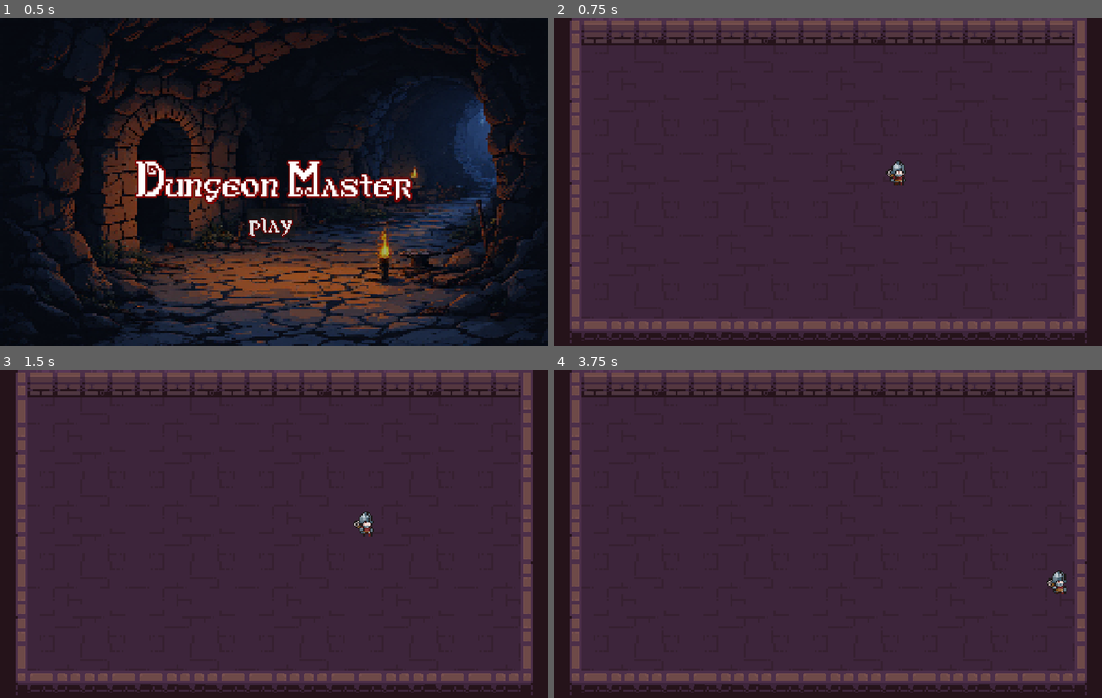
Above: before the commit, frames 1-4 (two rows, left to right).
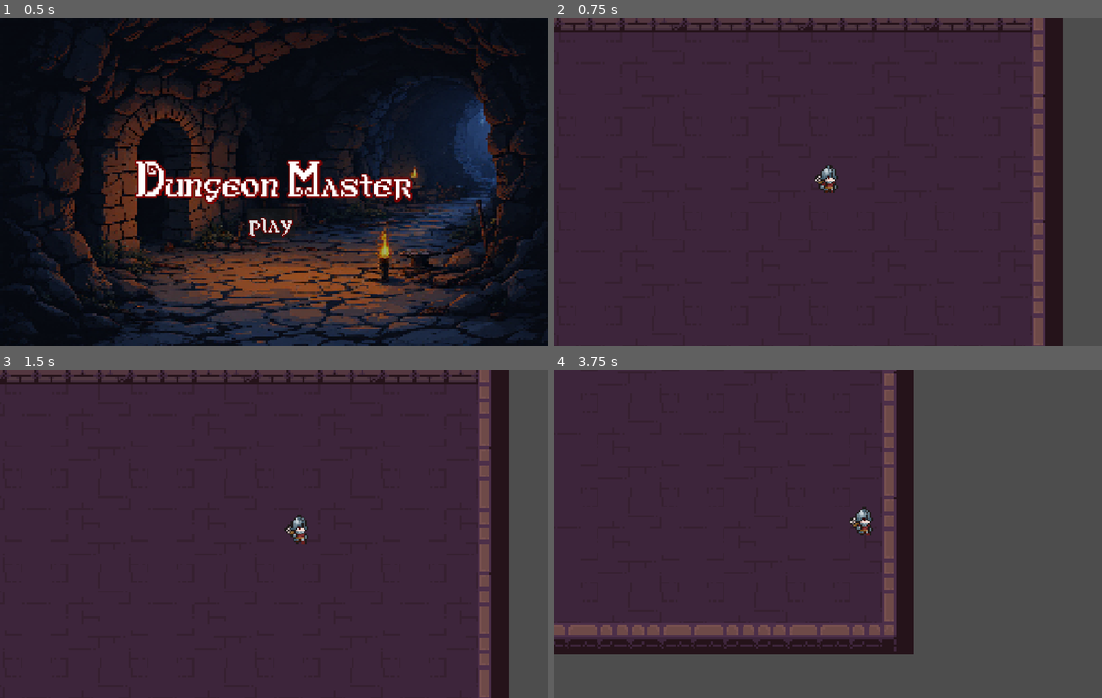
Above: after the commit, the same moments.

Repository: saldaevvladimir/fefu-gamedev-sem6
Game: Godot game, scene res://game/scenes/home.tscn
Two runs of this game, one before a commit and one after it. Both use one fixed random seed, a clock stepped at 60 frames per second and the inputs below.
Inputs:
- Up to frame 1 (0.5 s): no input
- Up to frame 2 (0.75 s): click "play" at 0.5 s
- Up to frame 3 (1.5 s): tap Enter at 1.25 s; hold D (Right) from 1.28 s (still down); tap L (Bow) at 1.35 s
- Up to frame 4 (3.75 s): release D (Right) at 2.03 s; hold S (Down) 2.03-2.78 s; tap J (Sword1) at 2.1 s; hold D (Right) 2.78-3.53 s; tap K (Sword2) at 2.85 s; hold W (Up) from 3.53 s (still down); tap L (Bow) at 3.6 s

Frame 1 is identical in both runs. In frame 2, 22% of the frame differs, in the area x 0-100%, y 0-100%; in frame 3, 22%; in frame 4, 55%.

Commit message:
add player camera

Diff:
--- a/game/scenes/player.tscn
+++ b/game/scenes/player.tscn
@@ -358,3 +358,14 @@
 [node name="CollisionShape2D" type="CollisionShape2D" parent="."]
 position = Vector2(-1, -4)
 shape = SubResource("CapsuleShape2D_ukil2")
+
+[node name="Camera2D" type="Camera2D" parent="."]
+zoom = Vector2(1.15, 1.15)
+process_callback = 0
+position_smoothing_enabled = true
+drag_horizontal_enabled = true
+drag_vertical_enabled = true
+drag_left_margin = 0.1
+drag_top_margin = 0.1
+drag_right_margin = 0.1
+drag_bottom_margin = 0.1
--- a/game/scripts/player.gd
+++ b/game/scripts/player.gd
@@ -6,7 +6,6 @@
 const SWORD1_DMG = 30
 const SWORD2_DMG = 50
 const BOW_DMG = 20
-
 
 func _physics_process(delta):
 	# movement
